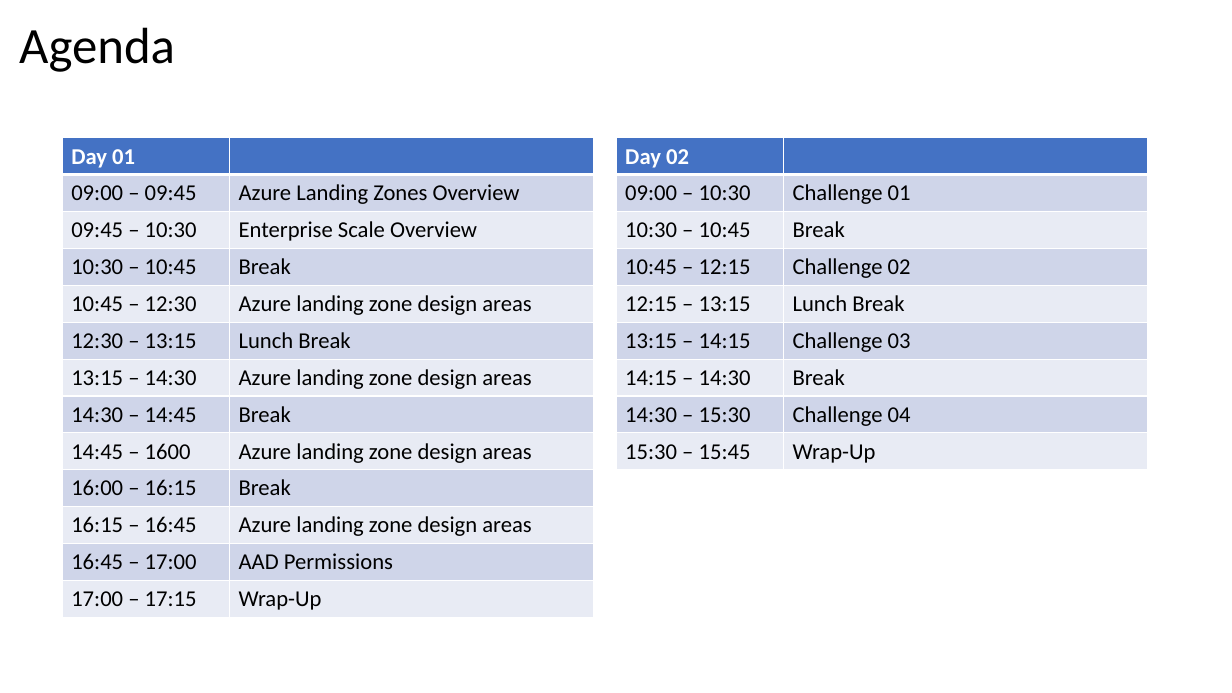
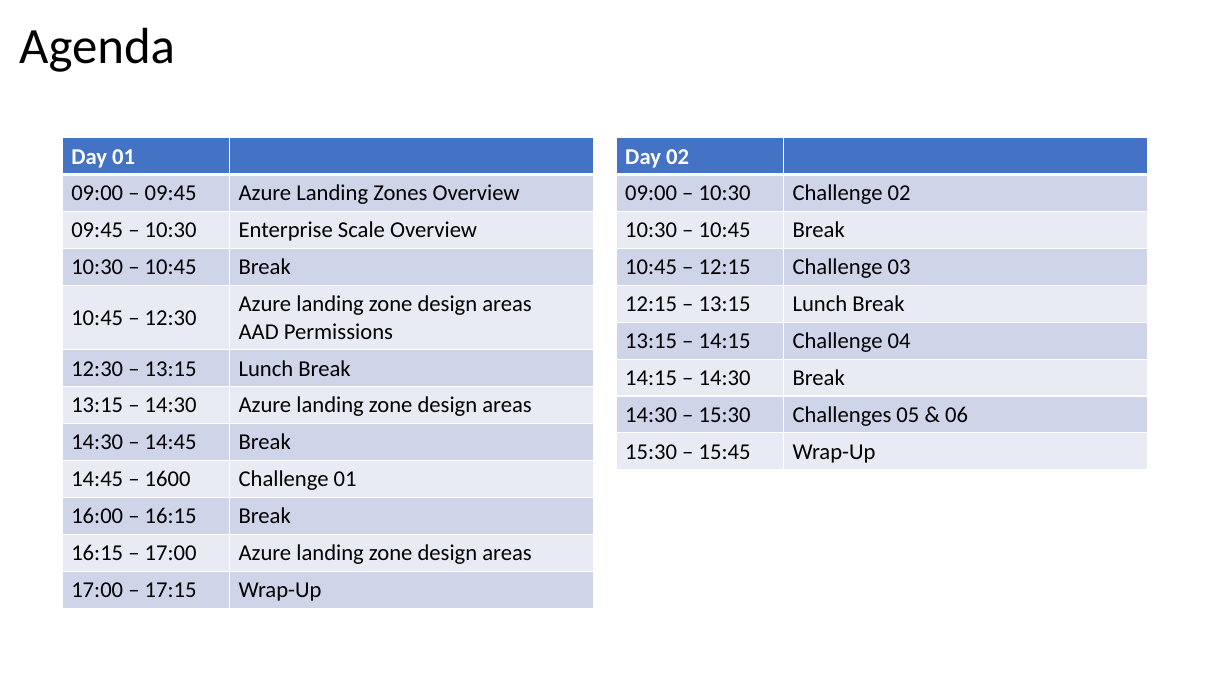
Before and after one commit to jonathan-vella/what-the-caf, a slide deck: slide 4 of learning_path_modules/04_ALZ_Accelerator/00_ALZ_Accelerator_Agenda.pptx. Drawn at 1232x693 pixels with LibreOffice and Linux fonts; fonts in the diff are those of the drawing. Boxes give left, top, right and bottom in pixels: in the first picture for what was removed or moved away, otherwise in the second. Text is boxed around its words. In the diff, an @@ line names an element or a change of style, - is before the commit and + after.

```diff
--- a/learning_path_modules/04_ALZ_Accelerator/00_ALZ_Accelerator_Agenda.pptx
+++ b/learning_path_modules/04_ALZ_Accelerator/00_ALZ_Accelerator_Agenda.pptx
@@ table at <box>63,138,594,605</box> @@
-row 5, column 2: Azure landing zone design areas
+row 5, column 2: Azure landing zone design areas / AAD Permissions
-row 9, column 2: Azure landing zone design areas
+row 9, column 2: Challenge 01
-row 11: 16:15 – 16:45 | Azure landing zone design areas
-row 12: 16:45 – 17:00 | AAD Permissions
+row 11: 16:15 – 17:00 | Azure landing zone design areas
@@ table at <box>616,138,1148,467</box> @@
-row 2, column 2: Challenge 01
+row 2, column 2: Challenge 02
-row 4, column 2: Challenge 02
+row 4, column 2: Challenge 03
-row 6, column 2: Challenge 03
+row 6, column 2: Challenge 04
-row 8, column 2: Challenge 04
+row 8, column 2: Challenges 05 & 06
```
Also in this commit, not shown: 4 other slides changed, 4 slides added, 2 slides removed, 8 other files.
